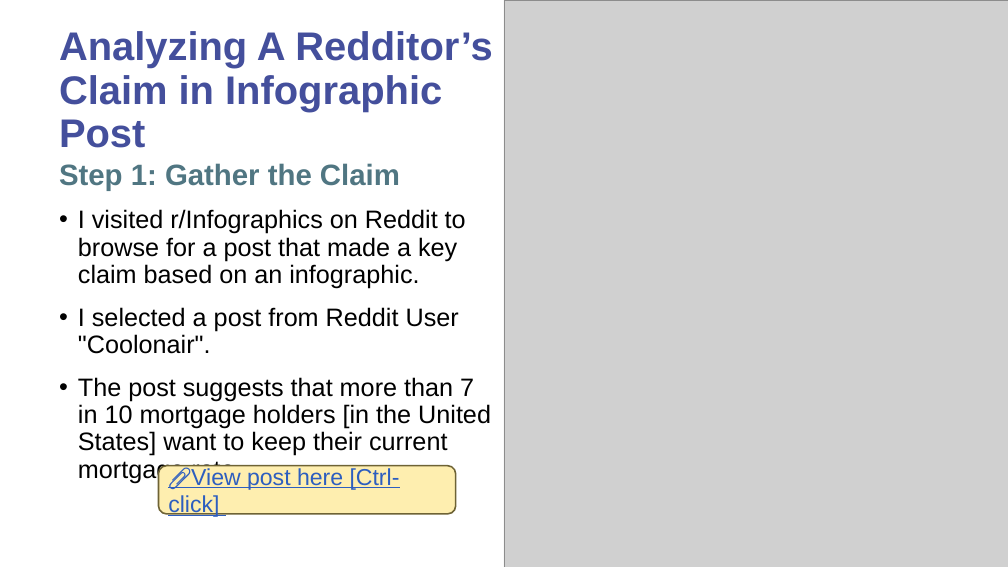
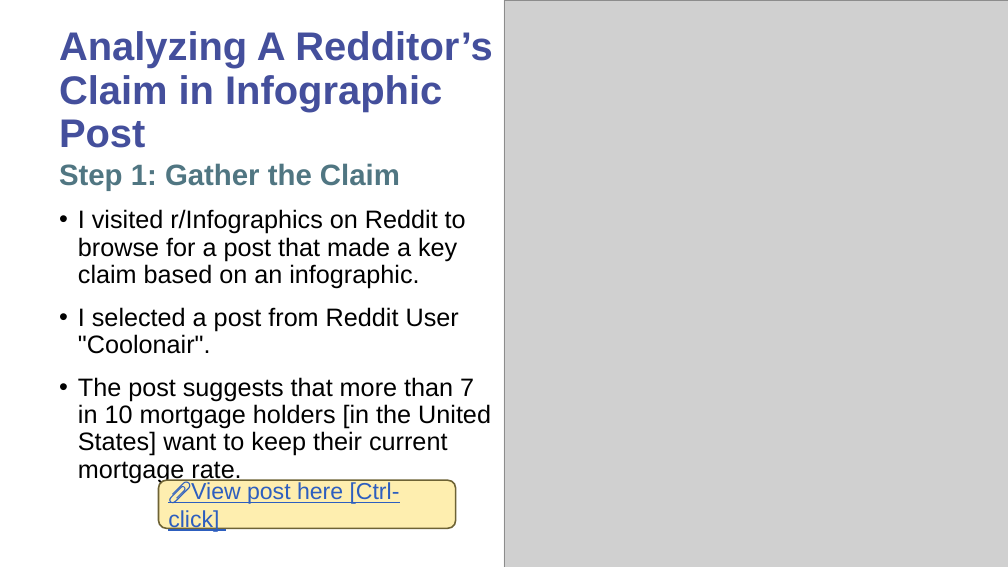
Before and after one commit to CSCI-1100/class_resources_public, a slide deck: slide 4 of downloads/digital_citizenship_audit_example.pptx. Drawn at 1008x567 pixels with LibreOffice and Linux fonts; fonts in the diff are those of the drawing; grey boxes stand for pictures. Boxes give left, top, right and bottom in pixels: in the first picture for what was removed or moved away, otherwise in the second. Text is boxed around its words. In the diff, an @@ line names an element or a change of style, - is before the commit and + after.

```diff
--- a/downloads/digital_citizenship_audit_example.pptx
+++ b/downloads/digital_citizenship_audit_example.pptx
@@ rounded rectangle "📎View post here [Ctrl-click]": place and size @@
-rounded rectangle "📎View post here [Ctrl-click]" at (159, 466, 456, 514)
+rounded rectangle "📎View post here [Ctrl-click]" at (159, 480, 456, 529)
```
Also in this commit, not shown: 12 other slides changed, 1 slide added, 2 other files.
